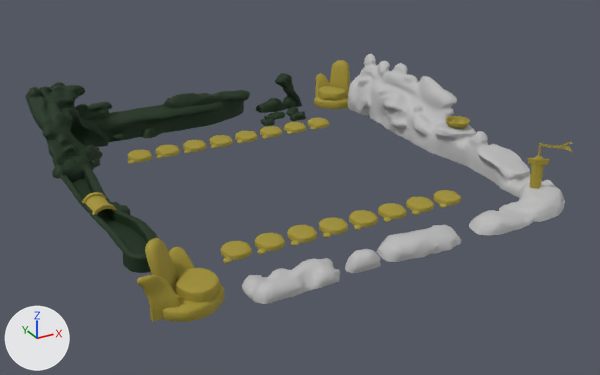
One commit to the FBX model Assets/Workshops/Valentin/location_1/location_1.fbx: the scene before it, then after it.
Before and after are seen from a 50 mm camera at (-17.2, -32.7, 15.7) aimed at (0.5, -0.6, -0.4). The lights are fixed; the arrows at lower left show +X, +Y and +Z. Where no turn or scale is listed for an object, it has been applied to the vertices. Vertices at the same position are counted once.

Objects in the first picture: 'ip1:lppolySurface20', 'ip1:lppolySurface8', 'polySurface2'.
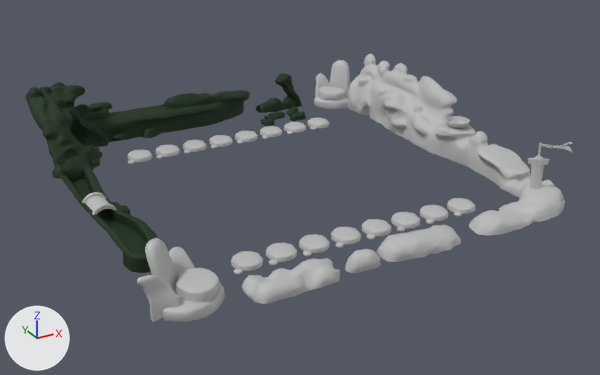
Where the change shows, as pixel boxes (x1, y1, x2, y2) in the pictures (600 x 375 px; the box of a moved part takes in the faces that stretch with it):
'polySurface2', reshaped, moved: before (82, 60, 572, 322); after (82, 60, 550, 322)
'polySurface4', added: after (541, 142, 572, 152)
part 1 of me_mesh_002, added: after (234, 268, 243, 274)
part 2 of me_mesh_002, added: after (269, 259, 278, 265)
part 3 of me_mesh_002, cut back: before (137, 120, 572, 322); after (137, 120, 550, 322)
part 4 of me_mesh_002, moved or reshaped: before (128, 127, 316, 164); after (128, 126, 316, 164)
part 5 of me_mesh_002, moved or reshaped: before (82, 196, 117, 215); after (82, 196, 113, 215)
part 6 of me_mesh_002, moved or reshaped: (315, 73, 333, 101) in both
part 7 of me_mesh_002, recoloured (yellow to grey): (84, 60, 548, 322) in both

The edits, one by one:
Material 'Default_Material' (mat_default_material) is new.
Its base color is (0.5, 0.5, 0.5) (grey #bcbcbc).
me_mesh_002 is used by ob_polysurface2; location (-0.19, 0.72, 1.36).
me_mesh_002 had 6848 vertices, 7141 faces and spanned x -10.0..10.0, y -10.1..10.1, z -1.5..1.5.
me_mesh_002 now has 6286 vertices, 6694 faces and spans x -10.0..10.0, y -10.1..10.1, z -1.5..1.5.
me_mesh_002 part 1: the loose piece of 121 vertices spanning x -5.9..-5.5, y -7.2..-6.9, z -1.3..-1.2 is copied, and the copy is moved by (0.0, -1.0, 0.0), in mat_default_material (grey #bcbcbc); it spans x -5.9..-5.5, y -8.2..-7.9, z -1.3..-1.2.
me_mesh_002 part 2: the loose piece of 121 vertices spanning x -4.4..-4.0, y -7.2..-6.9, z -1.3..-1.2 is copied, and the copy is moved by (0.0, -1.0, 0.0), in mat_default_material (grey #bcbcbc); it spans x -4.4..-4.0, y -8.2..-7.9, z -1.3..-1.2.
me_mesh_002 part 3: 165 vertices moved within x -10.0..9.8, y -9.6..-1.7, z -1.3..1.4; 2403 vertices removed from x -10.0..10.0, y -9.6..-1.6, z -1.4..1.5; 873 vertices added at x -10.0..9.9, y -9.6..-1.6, z -1.3..1.5.
me_mesh_002 part 4: 32 vertices moved within x -5.8..4.9, y 4.5, z -1.3..-1.2; 80 vertices removed from x -5.9..5.0, y 4.5..4.6, z -1.3; 80 vertices added at x -5.9..5.0, y 4.5..4.6, z -1.2.
me_mesh_002 part 5: 8 vertices moved within x -9.4..-8.4, y -1.5..0.0, z -0.7..-0.6; 56 vertices removed from x -9.4..-8.4, y -1.5..0.0, z -0.8..-0.6; 56 vertices added at x -9.4..-8.4, y -1.5..0.0, z -0.7..-0.5.
me_mesh_002 part 6: 4 vertices moved within x 7.4..8.4, y 8.1..10.1, z -1.0..-0.1; 14 vertices removed from x 6.4..8.5, y 7.8..10.1, z -1.2..0.0; 14 vertices added at x 6.4..8.5, y 7.8..10.1, z -1.1..0.1.
me_mesh_002 part 7: 3056 faces spanning x -10.0..10.0, y -10.1..10.1, z -1.5..1.4 switch from mat_blinn7 (yellow #a1912f) to mat_default_material (grey #bcbcbc).
Mesh me_mesh_002_1 is new.
It has 562 vertices, 447 faces and spans x -0.573..0.573, y -0.444..0.444, z -0.21..0.21.
It uses material mat_default_material (grey #bcbcbc).
Object 'polySurface2' (ob_polysurface2) moves from (-0.19, 0.72, 1.36) to (-0.19, 0.72, 1.33).
Object 'polySurface4' (ob_polysurface4) is new; it shows me_mesh_002_1.
Its location is (9.22, -8.15, 2.65).
